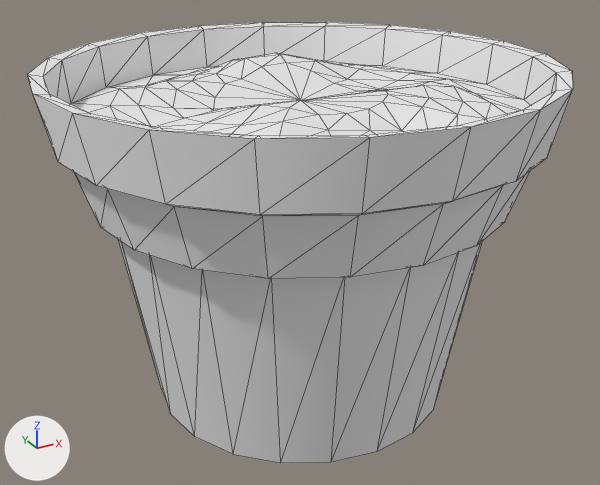
A saved change to the OBJ model assets/models/pot/pot.obj.
Before and after are seen from a 50 mm camera at (-11.58, -20.94, 16.18) aimed at (-0.13, -0.12, 5.76). Every picture has the same lights, and +X, +Y and +Z are marked at lower left. Mesh edges are drawn as thin lines. Where no turn or scale is listed for an object, it has been applied to the vertices.

Before the edit, the objects in view are built like this:
```python
mat_target_plantpot_mat = principled_material('target_plantpot_mat')
mat_target_plantpot_mat.base_color = (0.8, 0.8, 0.8)  # white #e7e7e7
mat_target_plantpot_mat.roughness = 1.0
me_target_plantpot_mesh = bpy.data.meshes.new('target_plantpot_mesh')
me_target_plantpot_mesh.from_pydata(...)  # 242 vertices, 480 faces; spans x -7.6..7.5, y -7.6..7.5, z 0.8..11.3
me_target_plantpot_mesh.materials.append(mat_target_plantpot_mat)  # white #e7e7e7
ob_target_plantpot_mesh = bpy.data.objects.new('target_plantpot_mesh', me_target_plantpot_mesh)
ob_target_plantpot_mesh.location = (0.0, 0.0, 0.0)
```
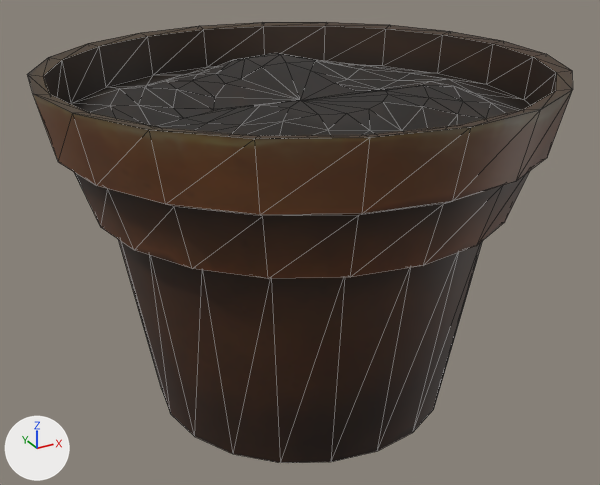
What changed in the scene script:
```text
Add img_target_plantpot_d_png:
    img_target_plantpot_d_png = load_image('target_plantpot_d.png', 'target_plantpot_d.png', 512, 512, 'sRGB')
Change mat_target_plantpot_mat:
    remove mat_target_plantpot_mat.base_color = (0.8, 0.8, 0.8)  # white #e7e7e7
    add mat_target_plantpot_mat.texture = img_target_plantpot_d_png
    mat_target_plantpot_mat.roughness: 1.0 -> 0.526
```

Pixel boxes (x1, y1, x2, y2) of what changed, in the pictures (600 x 485 px):
'target_plantpot_mesh', surface changed
    both: (27, 22, 573, 463)
